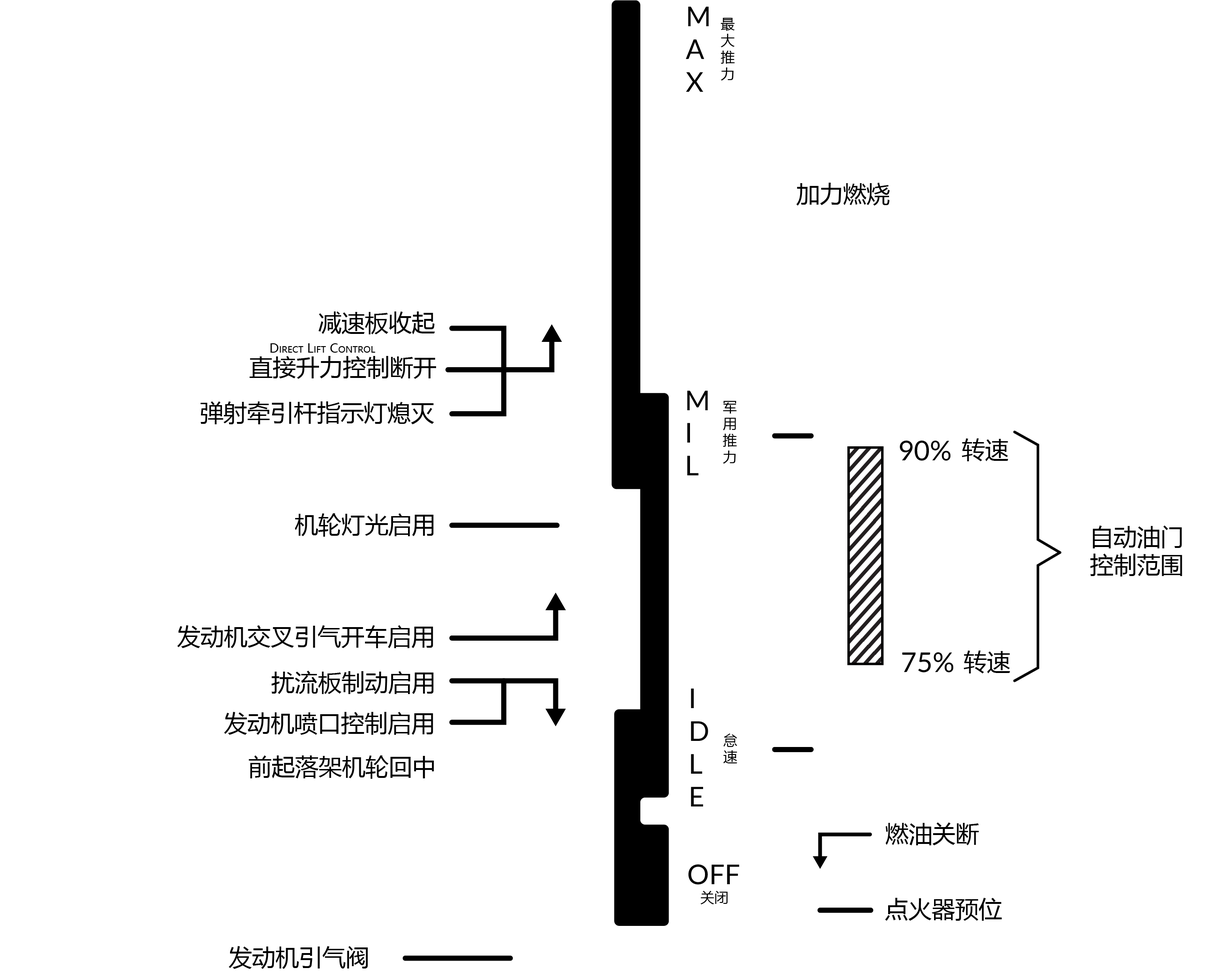
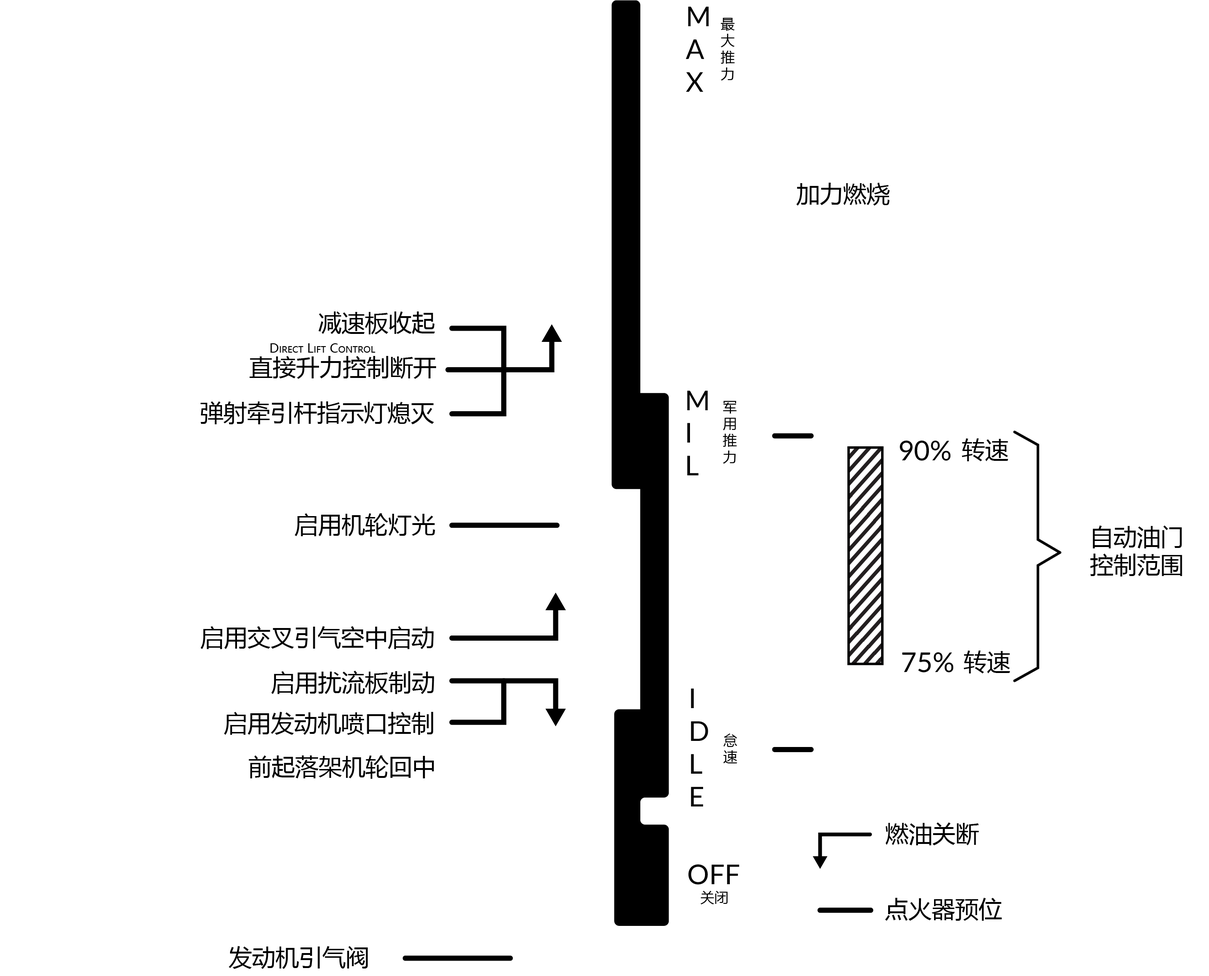
Revision of a layered 1209px x 976px image; what changed, layer by layer:
renamed "发动机喷口控制启用" to "启用发动机喷口控制", painted on it over [223, 711, 434, 735]
renamed "扰流板制动启用" to "启用扰流板制动", painted on it over [271, 670, 435, 694]
renamed "发动机交叉引气开车启用" to "启用交叉引气空中启动", painted on it over [177, 625, 434, 650]
renamed "机轮灯光启用" to "启用机轮灯光", painted on it over [294, 513, 436, 537]
